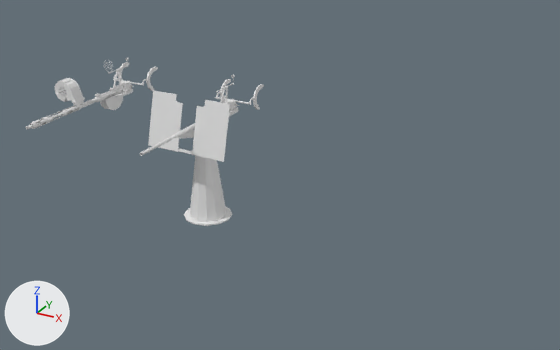
The FBX model Assets/1.Sof Objects/Guns/20 mm Oerlikon/Oerlikon 20 mm.fbx: old version first, new version second.
Camera for both pictures: a 50 mm lens placed at (6.01, -8.68, 5.25), pointed at (1.28, -0.09, 0.96). The axes (+X, +Y, +Z) are drawn at lower left. The lights are the same throughout. Where no turn or scale is listed for an object, it has been applied to the vertices.

The first picture shows 'Oerlikon Base', 'Oerlikon Bolt Carrier High Fidelity', 'Oerlikon Drum Mag High Fidelity', 'Oerlikon Gun', 'Oerlikon Gun High Fidelity', 'Oerlikon Rotator'.
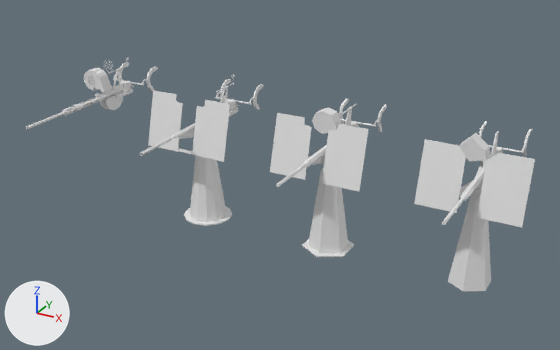
Boxes [x1, y1, x2, y2] around the edits, measured in the pictures (560 x 350 px):
'Oerlikon Rotator LOD 2', added
    after: [414, 139, 535, 227]
'Oerlikon Rotator LOD 1', added
    after: [270, 113, 369, 192]
'Oerlikon Base LOD 2', added
    after: [448, 194, 491, 291]
'Oerlikon Base LOD 1', added
    after: [302, 167, 354, 257]
'Oerlikon Gun LOD 2', added
    after: [442, 121, 532, 225]
'Oerlikon Gun LOD 1', added
    after: [276, 98, 387, 187]
'Oerlikon Drum Mag High Fidelity', moved
    before: [55, 78, 85, 106]
    after: [84, 68, 113, 95]
'Oerlikon Bolt Carrier High Fidelity', moved
    before: [30, 105, 82, 129]
    after: [62, 93, 110, 116]

Edits to the bpy script that builds the scene:
```text
Add me_main_006:
    me_main_006.from_pydata(...)  # 84 vertices, 87 faces; spans x -0.645..0.64, y -0.499..0.394, z -0.326..0.439
Add me_main_009:
    me_main_009.from_pydata(...)  # 128 vertices, 105 faces; spans x -0.36..0.31, y -1.77..0.87, z -0.23..0.39
Add me_plane_003:
    me_plane_003.from_pydata(...)  # 36 vertices, 30 faces; spans x -0.315..0.315, y -0.364..0.364, z 0.0..1.31
Add me_main_007:
    me_main_007.from_pydata(...)  # 338 vertices, 293 faces; spans x -0.36..0.31, y -1.77..0.87, z -0.26..0.39
Add me_main_008:
    me_main_008.from_pydata(...)  # 46 vertices, 35 faces; spans x -0.645..0.64, y -0.499..0.391, z -0.326..0.439
Add me_plane_004:
    me_plane_004.from_pydata([(0.243, -0.14, 0.017), (0.0, -0.28, 0.017), (0.243, 0.14, 0.017), (0.0, 0.28, 0.017), (-0.243, 0.14, 0.017), (-0.243, -0.14, 0.017), (0.077, -0.044, 1.31), (0.0, -0.089, 1.31), (0.077, 0.044, 1.31), (0.0, 0.089, 1.31), (-0.077, 0.044, 1.31), (-0.077, -0.044, 1.31)], [], [(0, 2, 8, 6), (1, 0, 6, 7), (5, 11, 10, 4), (2, 3, 9, 8), (4, 10, 9, 3), (1, 7, 11, 5)])
Change ob_oerlikon_bolt_carrier_high_fidelity:
    ob_oerlikon_bolt_carrier_high_fidelity.location: (-2.0, -0.82, 1.5) -> (-2.0, -0.18, 1.5)
Change ob_oerlikon_drum_mag_high_fidelity:
    ob_oerlikon_drum_mag_high_fidelity.location: (-2.15, -0.39, 1.7) -> (-2.15, 0.25, 1.7)
Add ob_oerlikon_rotator_lod_1:
    ob_oerlikon_rotator_lod_1 = bpy.data.objects.new('Oerlikon Rotator LOD 1', me_main_006)
    ob_oerlikon_rotator_lod_1.location = (2.0, 0.0, 1.5)
Add ob_oerlikon_gun_lod_2:
    ob_oerlikon_gun_lod_2 = bpy.data.objects.new('Oerlikon Gun LOD 2', me_main_009)
    ob_oerlikon_gun_lod_2.location = (4.0, 0.32, 1.5)
Add ob_oerlikon_base_lod_1:
    ob_oerlikon_base_lod_1 = bpy.data.objects.new('Oerlikon Base LOD 1', me_plane_003)
    ob_oerlikon_base_lod_1.location = (2.0, 0.0, 0.0)
Add ob_oerlikon_gun_lod_1:
    ob_oerlikon_gun_lod_1 = bpy.data.objects.new('Oerlikon Gun LOD 1', me_main_007)
    ob_oerlikon_gun_lod_1.location = (2.0, 0.32, 1.5)
Add ob_oerlikon_rotator_lod_2:
    ob_oerlikon_rotator_lod_2 = bpy.data.objects.new('Oerlikon Rotator LOD 2', me_main_008)
    ob_oerlikon_rotator_lod_2.location = (4.0, 0.0, 1.5)
Add ob_oerlikon_base_lod_2:
    ob_oerlikon_base_lod_2 = bpy.data.objects.new('Oerlikon Base LOD 2', me_plane_004)
    ob_oerlikon_base_lod_2.location = (4.0, 0.0, 0.0)
```
